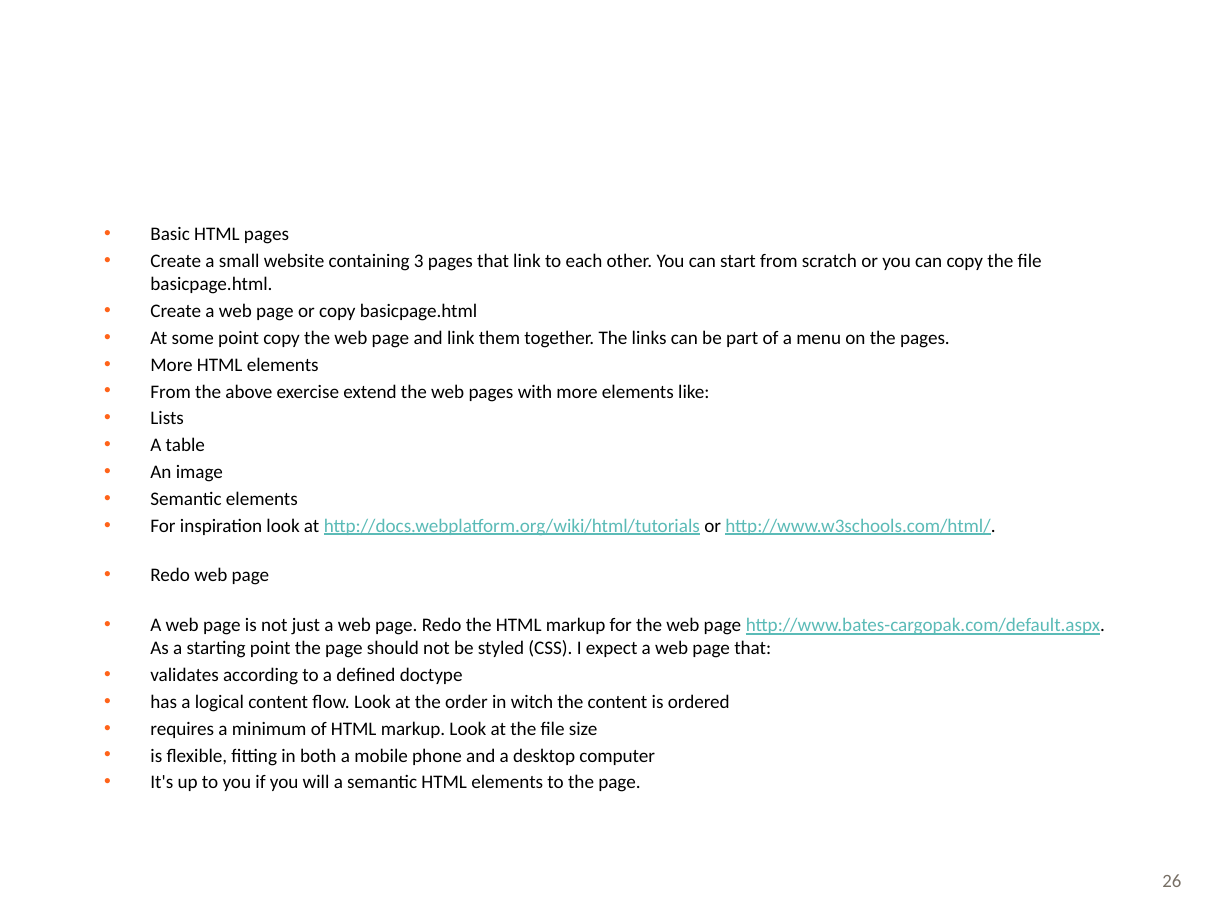
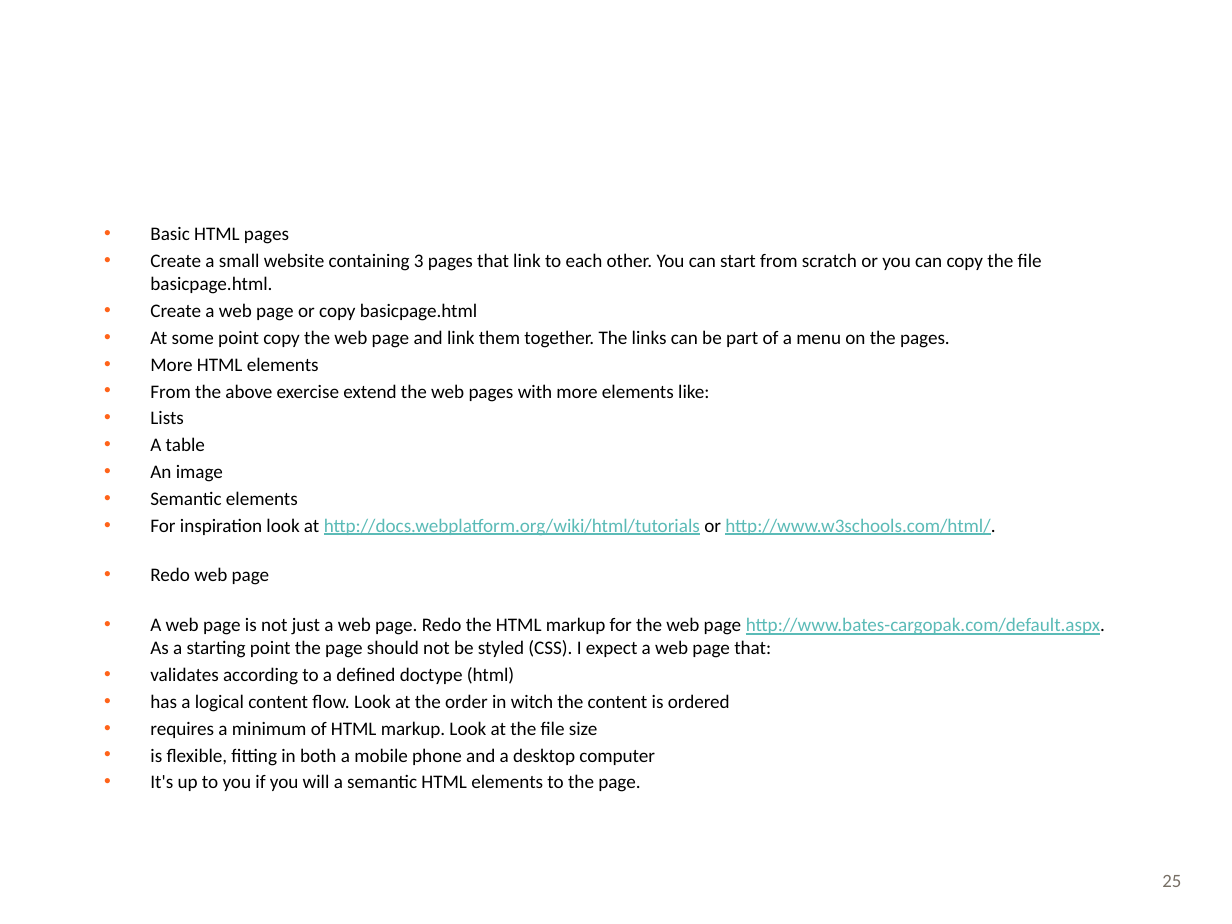
Before and after one commit to ucnpbaweb/0915-Web-Programming-Front-end, a slide deck: slide 25 of Session 1/4. HTML & HTML5.pptx (slide 26 before the commit). Drawn at 1232x924 pixels with LibreOffice and Linux fonts; fonts in the diff are those of the drawing; background and template pictures are left out. Boxes give left, top, right and bottom in pixels: in the first picture for what was removed or moved away, otherwise in the second. Text is boxed around its words. In the diff, an @@ line names an element or a change of style, - is before the commit and + after.

```diff
--- a/Session 1/4. HTML & HTML5.pptx
+++ b/Session 1/4. HTML & HTML5.pptx
@@ text at (x1=150, y1=667, x2=514, y2=685): text changed @@
-• validates according to a defined doctype
+• validates according to a defined doctype (html)
@@ page number at (x1=1162, y1=875, x2=1181, y2=887): text changed @@
-26
+25
```
Also in this commit, not shown: 1 slide removed, 1 other file.
